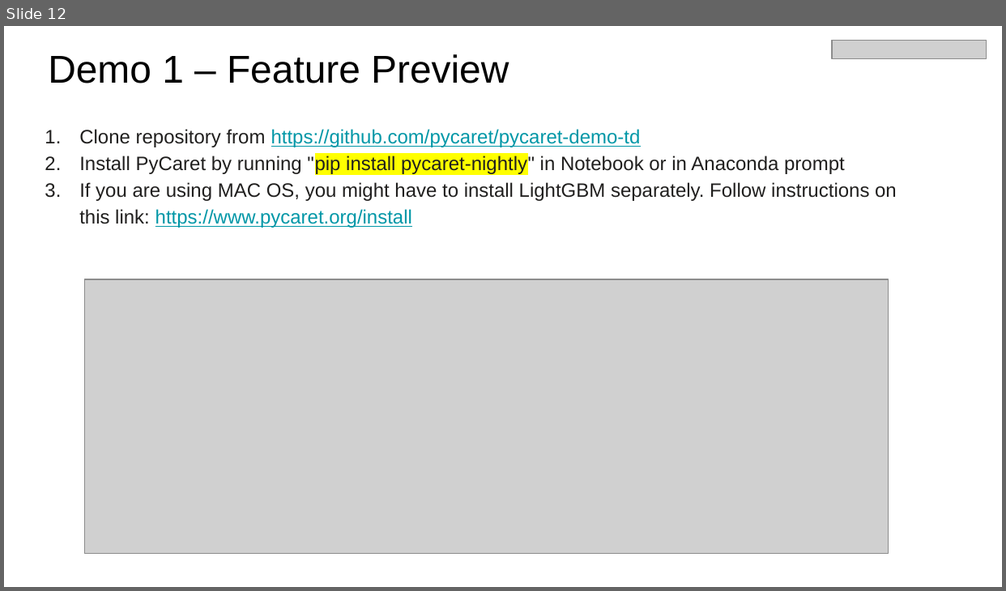
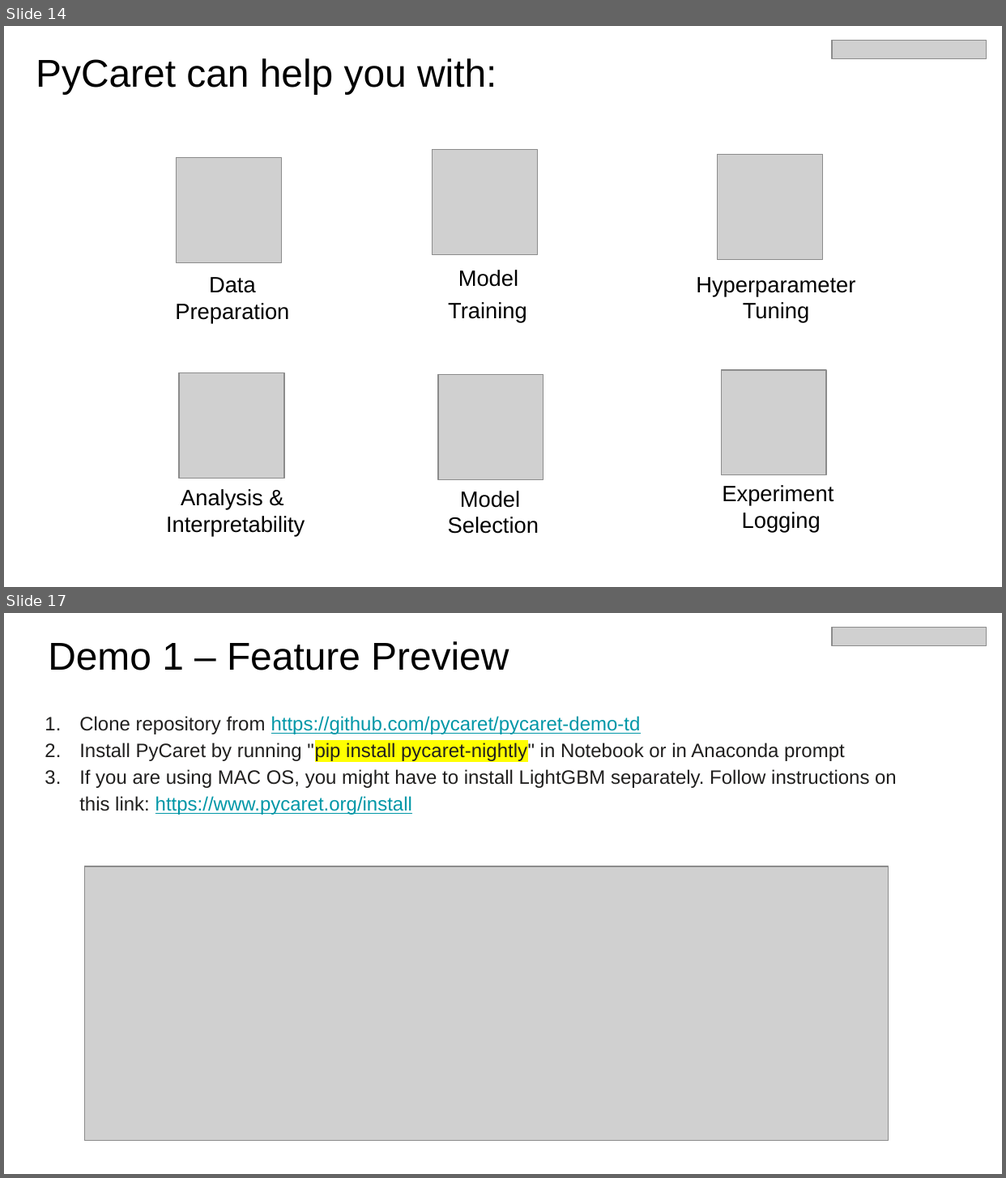
Before and after one commit to pycaret/pycaret-demo-td, a slide deck: Introducing PyCaret 2.0 - July 28 2020.pptx. Shown one above the other, each under a label of ours: slide 12 before the commit, slides 14 and 17 after it; the slides between them are not shown. The pictures are 1006x591 and 1006x1178 pixels, drawn with LibreOffice and Linux fonts; fonts in the diff are those of the drawing; grey boxes stand for pictures. Boxes give left, top, right and bottom in pixels: in the first picture for what was removed or moved away, otherwise in the second. Text is boxed around its words. In the diff, an @@ line names an element or a change of style, - is before the commit and + after.

```diff
--- a/Introducing PyCaret 2.0 - July 28 2020.pptx
+++ b/Introducing PyCaret 2.0 - July 28 2020.pptx
@@ slide 14 added at bbox=[4, 26, 1002, 587], background #FFFFFF @@
@@ picture added at bbox=[833, 40, 987, 59] @@
@@ title added at bbox=[36, 58, 496, 94], 28 pt, text #000000 @@
+PyCaret can help you with:
@@ group added at bbox=[175, 150, 855, 323]: 3 pictures, 3 texts @@
+Data
+Preparation
+Model
+Training
+Hyperparameter
+Tuning
@@ group added at bbox=[166, 370, 833, 536]: 3 pictures, 3 texts @@
+Model
+Selection
+Analysis &
+Interpretability
+Experiment
+Logging
@@ what was slide 12 is now slide 17 @@
```
Also in this commit, not shown: 2 slides changed, 8 other slides added, 9 other files.
